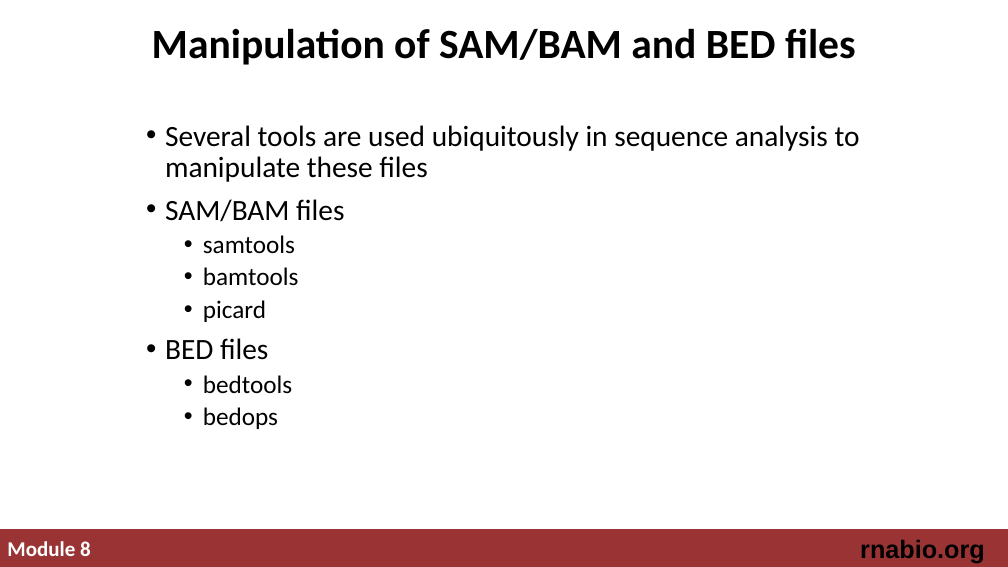
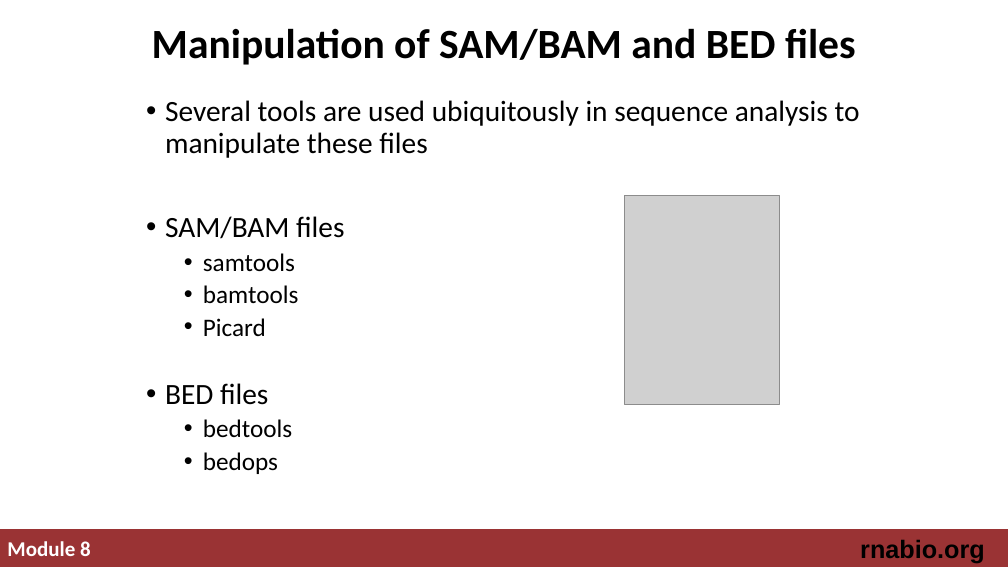
Before and after one commit to griffithlab/rnabio.org, a slide deck: slide 11 of assets/lectures/cbw-cshl/2019/mini/RNASeq_MiniLecture_08_02_SAM_BAM_BED.pptx (slide 10 before the commit). Drawn at 1008x567 pixels with LibreOffice and Linux fonts; fonts in the diff are those of the drawing; grey boxes stand for pictures. Boxes give left, top, right and bottom in pixels: in the first picture for what was removed or moved away, otherwise in the second. Text is boxed around its words. In the diff, an @@ line names an element or a change of style, - is before the commit and + after.

```diff
--- a/assets/lectures/cbw-cshl/2019/mini/RNASeq_MiniLecture_08_02_SAM_BAM_BED.pptx
+++ b/assets/lectures/cbw-cshl/2019/mini/RNASeq_MiniLecture_08_02_SAM_BAM_BED.pptx
@@ text "Several tools are used ubiquitously ...": place and size @@
-text "Several tools are used ubiquitously ..." at <box>165,125,860,429</box>
+text "Several tools are used ubiquitously ..." at <box>165,100,860,474</box>
@@ picture added at <box>625,195,780,405</box> @@
@@ text at <box>203,318,266,337</box>: text changed @@
-  • picard
+  • Picard
```
Also in this commit, not shown: 8 other slides changed, 1 slide added.
